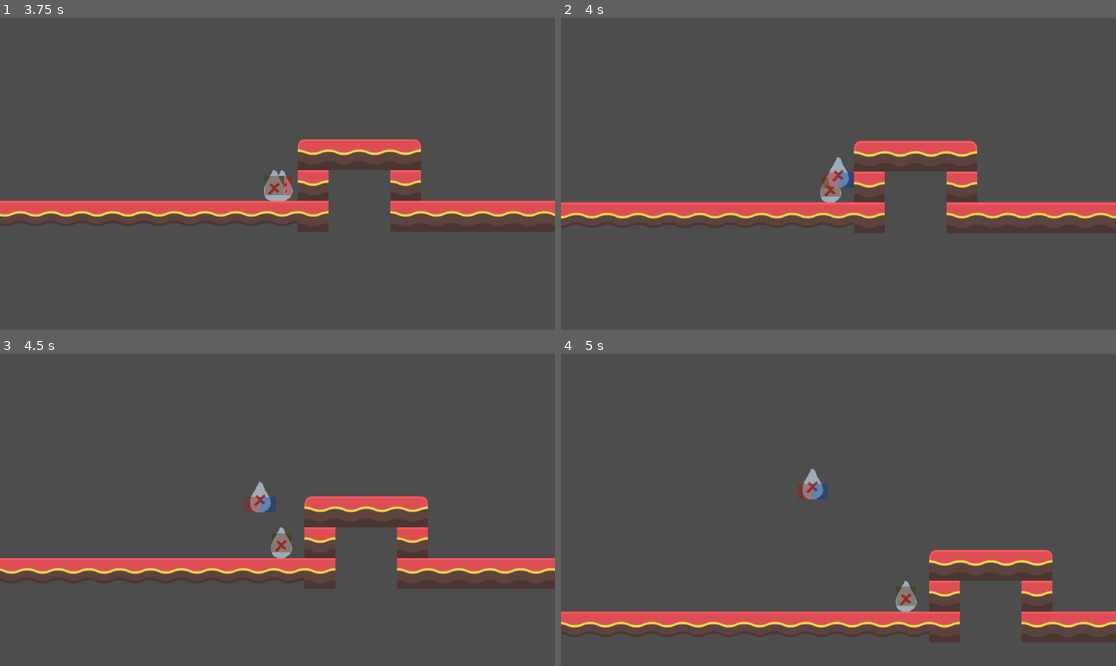
Above: before the commit, frames 1-4 (two rows, left to right).
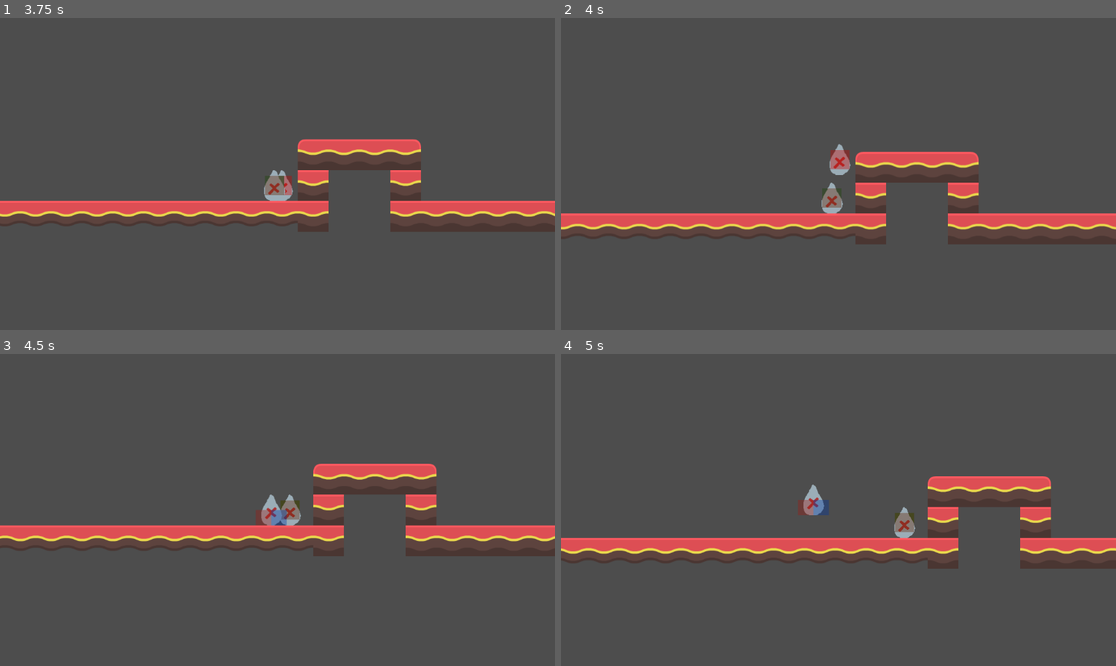
Above: after the commit, the same moments.

Repository: Jo-Meer/ldjam56
Game: Godot game, scene res://scenes/test_scenes/test_jonas.tscn
Same seed, same stepped clock (60 frames per second), same inputs: the game is played once before the commit and once after it. The engine's default icon, where the game draws it, is replaced by a stand-in: a white triangle on a blue panel in a dark square.
Inputs:
- Up to frame 1 (3.75 s): hold D (move_right) 0.53-2.03 s; tap T (merge) at 0.6, 1.35, 2.3, 3.05 s; tap Space (jump) at 0.77, 1.52, 3.02 s; hold A (move_left) 2.03-2.78 s; tap E (next_creature) at 2.1 s; hold D (move_right) from 2.78 s (still down); tap Q (prev_creature) at 2.85 s; tap R (split) at 3.6 s
- Up to frame 2 (4 s): keep holding D (move_right); tap Space (jump) at 3.77 s; tap T (merge) at 3.8 s
- Up to frame 3 (4.5 s): release D (move_right) at 4.28 s; hold A (move_left) from 4.28 s (still down); tap T (merge) at 4.35 s
- Up to frame 4 (5 s): keep holding A (move_left); tap Space (jump) at 4.52 s

Frame 1 is identical in both runs. In frame 2, 12% of the frame differs, in the area x 0-100%, y 39-73%; in frame 3, 14%; in frame 4, 16%, in the area x 0-100%, y 36-93%.

Commit message:
fix avatar merge

Diff:
--- a/scripts/level.gd
+++ b/scripts/level.gd
@@ -2,12 +2,16 @@
 
 @export var start_creature: Player
 @export var merge_distance: int = 50
+@export var avatar_merge_time: float = 2
 
 
 
 var instances: Array[Player] = []
 
 var active: int = 0
+
+var merge_timer: SceneTreeTimer
+
 
 func active_creature() -> Player:
 	return instances[active]
@@ -48,6 +52,10 @@
 
 
 	elif Input.is_action_just_pressed("merge"):
+		merge_timer = get_tree().create_timer(avatar_merge_time)
+
+	elif Input.is_action_just_released("merge") and merge_timer and merge_timer.time_left > 0:
+		merge_timer = null
 		if active_creature().type == Globals.Type.AVATAR:
 			pass
 
@@ -103,14 +111,20 @@
 				elif partner.type == Globals.Type.AIR:
 					instantiate_with_merge(earth, partner, preload("res://creatures/sand.tscn"))
 
-		else:
-			var current = active_creature()
-			var other = instances.duplicate()
-			other.erase(current)
-			if other.size() == 1:
-				var partner = closest(current, other)
-				if in_merge_range(current, partner):
-					instantiate_with_merge(current, partner, preload("res://creatures/avatar.tscn"))
+	elif merge_timer && merge_timer.time_left == 0:
+		merge_timer = null
+		var current = active_creature()
+		var others = instances.duplicate()
+		others.erase(current)
+		if others.size() == 3:
+			if others.all(func(partner): return in_merge_range(current, partner)):
+				for instance in instances:
+					instance.queue_free()
+				instances.clear()
+				var instance = instantiate(preload("res://creatures/avatar.tscn"), current.position)
+				instance.activate()
+				instances.append(instance)
+				active = 0
 
 
 	elif Input.is_action_just_pressed("next_creature"):
